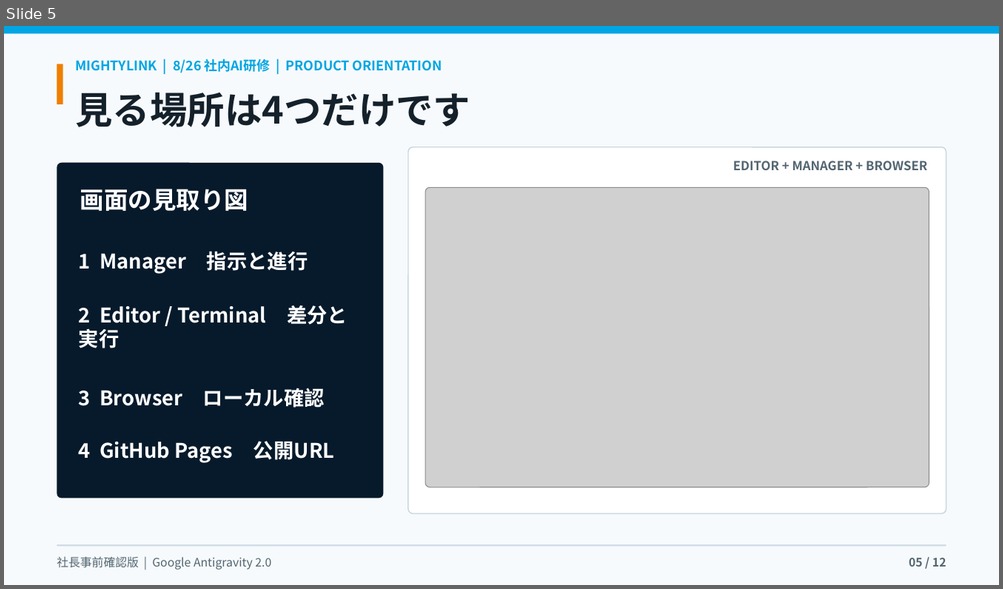
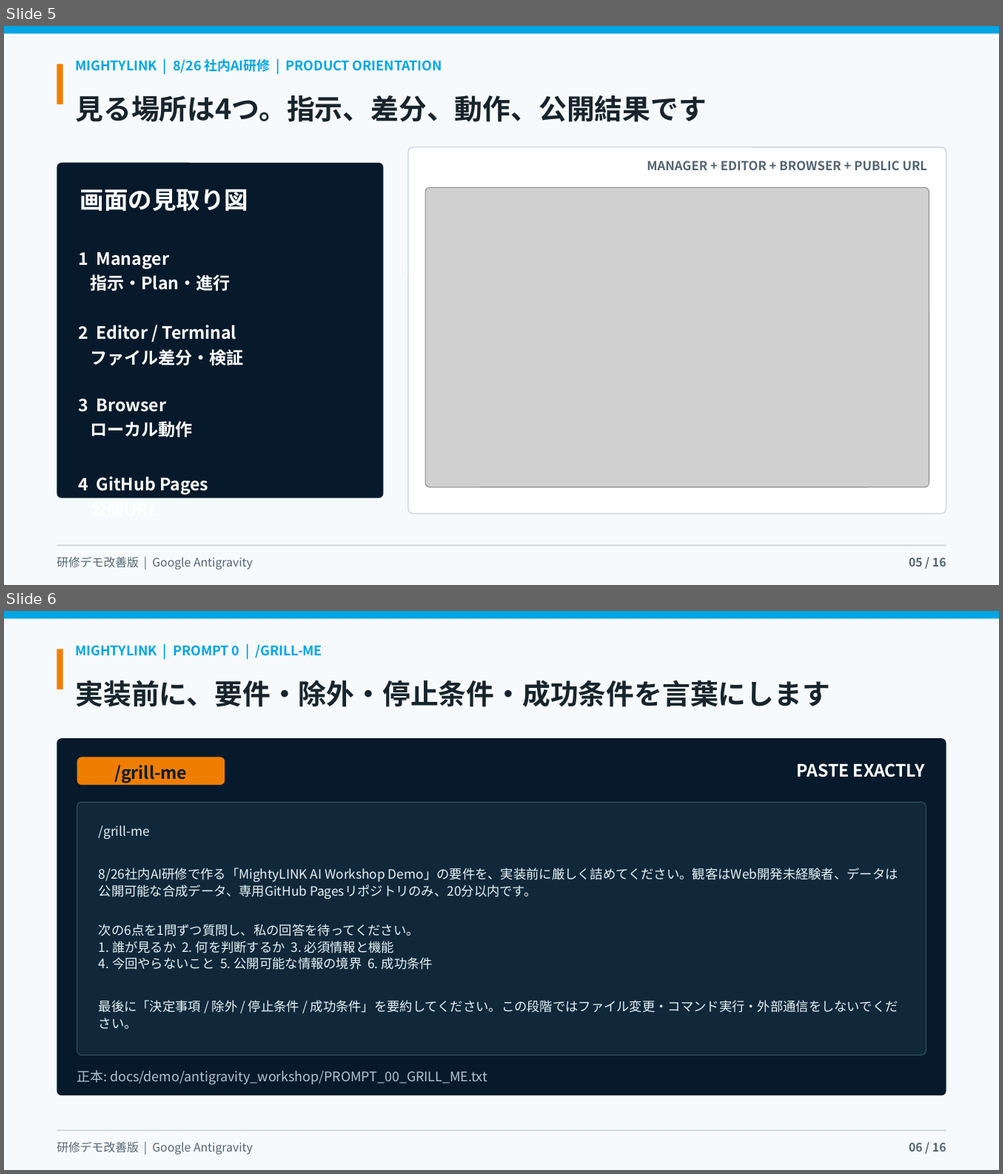
Before and after one commit to kanta13jp1/mighty-link-ai-connect, a slide deck: exports/mighty_skill_bridge_antigravity_user_guide_2026.pptx. Shown one above the other, each under a label of ours: slide 5 before the commit, slides 5 and 6 after it. The pictures are 1003x589 and 1003x1174 pixels, drawn with LibreOffice and Linux fonts; fonts in the diff are those of the drawing; grey boxes stand for pictures; background and template pictures are left out. Boxes give left, top, right and bottom in pixels: in the first picture for what was removed or moved away, otherwise in the second. Text is boxed around its words. In the diff, an @@ line names an element or a change of style, - is before the commit and + after.

Commit message:
feat: expand Antigravity workshop with skills workflow

```diff
--- a/exports/mighty_skill_bridge_antigravity_user_guide_2026.pptx
+++ b/exports/mighty_skill_bridge_antigravity_user_guide_2026.pptx
@@ slide 6 added at box(4, 611, 999, 1170), background #F7FAFC @@
@@ rectangle added at box(4, 611, 999, 618), fill #00A5E3 @@
@@ rectangle added at box(57, 649, 63, 689), fill #EF7E00 @@
@@ text added at box(76, 644, 322, 658), 12.8 pt, text #00A5E3, bold @@
+MIGHTYLINK | PROMPT 0 | /GRILL-ME
@@ text added at box(76, 680, 831, 707), 27 pt, text #17242B, bold @@
+実装前に、要件・除外・停止条件・成功条件を言葉にします
@@ rounded rectangle added at box(57, 738, 946, 1096), fill #071A2B, 16.5 pt, text #FFFFFF, bold @@
+PASTE EXACTLY
@@ rounded rectangle added at box(77, 758, 225, 786), fill #EF7E00, 16.5 pt, text #071A2B, bold @@
+/grill-me
@@ rounded rectangle added at box(77, 802, 926, 1056), fill #10283A, outline #365467 0.75 pt, 12.4 pt, text #E8F4F7 @@
+/grill-me
+8/26社内AI研修で作る「MightyLINK AI Workshop Demo」の要件を、実装前に厳しく詰めてください。観客はWeb開発未経験者、データは公開可能な合成データ、専用GitHub Pagesリポジトリのみ、20分以内です。
+次の6点を1問ずつ質問し、私の回答を待ってください。
+1. 誰が見るか 2. 何を判断するか 3. 必須情報と機能
+4. 今回やらないこと 5. 公開可能な情報の境界 6. 成功条件
+最後に「決定事項 / 除外 / 停止条件 / 成功条件」を要約してください。この段階ではファイル変更・コマンド実行・外部通信をしないでください。
@@ text added at box(77, 1071, 487, 1085), 12.8 pt, text #AFC6D5 @@
+正本: docs/demo/antigravity_workshop/PROMPT_00_GRILL_ME.txt
@@ text added at box(57, 1142, 253, 1155), 11.2 pt, text #526571 @@
+研修デモ改善版 | Google Antigravity
@@ rectangle added at box(57, 1130, 946, 1132), fill #C9D8E1 @@
@@ text added at box(908, 1143, 946, 1152), 11.2 pt, text #526571, bold @@
+06 / 16
@@ slide 5 changed as well @@
@@ text at box(76, 96, 706, 122): text changed; size 36 to 27 pt; text colour #14212B to #17242B @@
-見る場所は4つだけです
+見る場所は4つ。指示、差分、動作、公開結果です
@@ text in rounded rectangle at box(646, 161, 928, 170): text changed @@
-EDITOR + MANAGER + BROWSER
+MANAGER + EDITOR + BROWSER + PUBLIC URL
@@ text at box(79, 252, 243, 521): text changed; size 19.5 to 16.5 pt @@
-1 Manager 指示と進行
-2 Editor / Terminal 差分と実行
-3 Browser ローカル確認
-4 GitHub Pages 公開URL
+1 Manager
+指示・Plan・進行
+2 Editor / Terminal
+ファイル差分・検証
+3 Browser
+ローカル動作
+4 GitHub Pages
+公開URL
@@ text at box(57, 557, 253, 570): text changed @@
-社長事前確認版 | Google Antigravity 2.0
+研修デモ改善版 | Google Antigravity
@@ text at box(908, 558, 946, 567): text changed @@
-05 / 12
+05 / 16
```
Also in this commit, not shown: 9 other slides changed, 5 other slides added, 2 slides removed, 23 other files.
